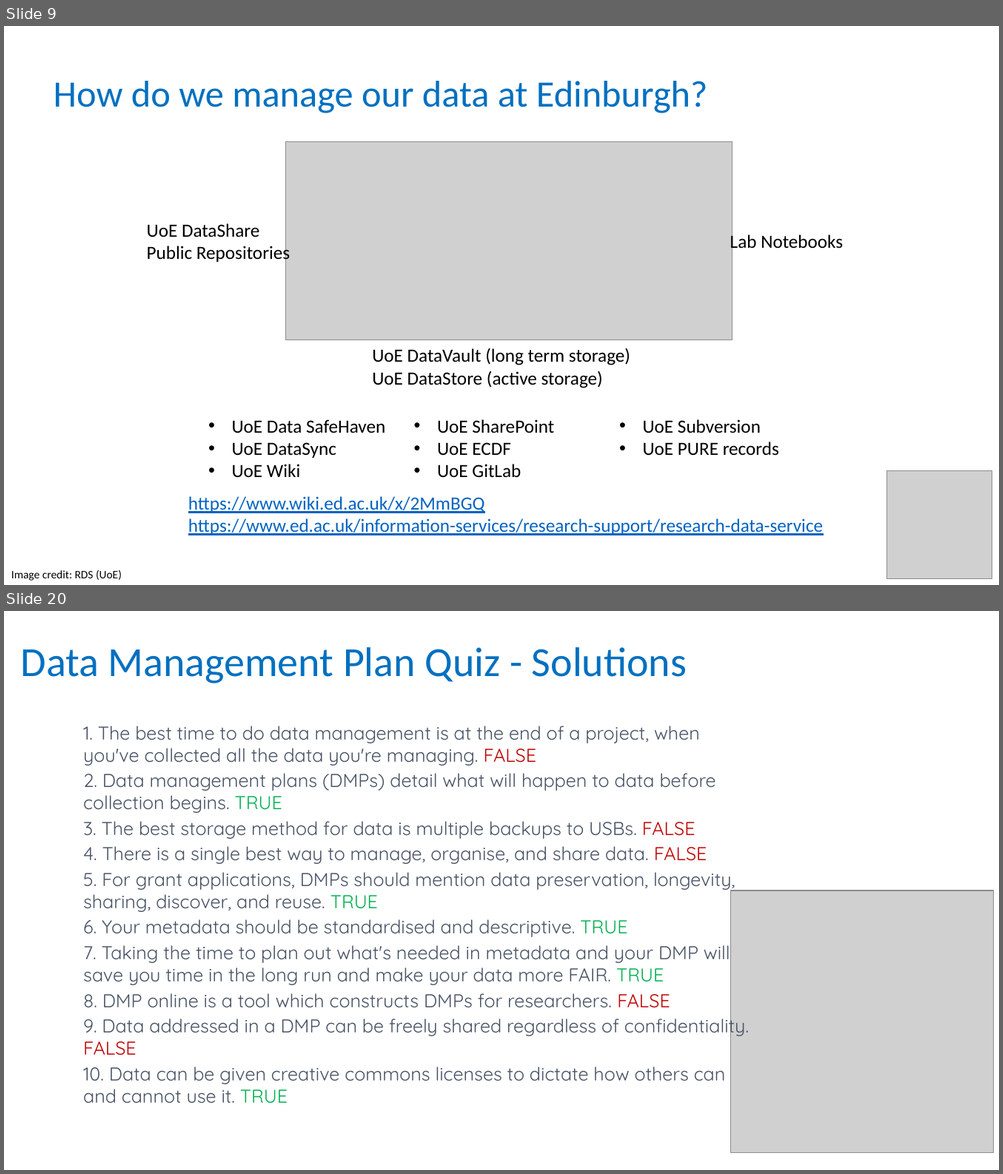
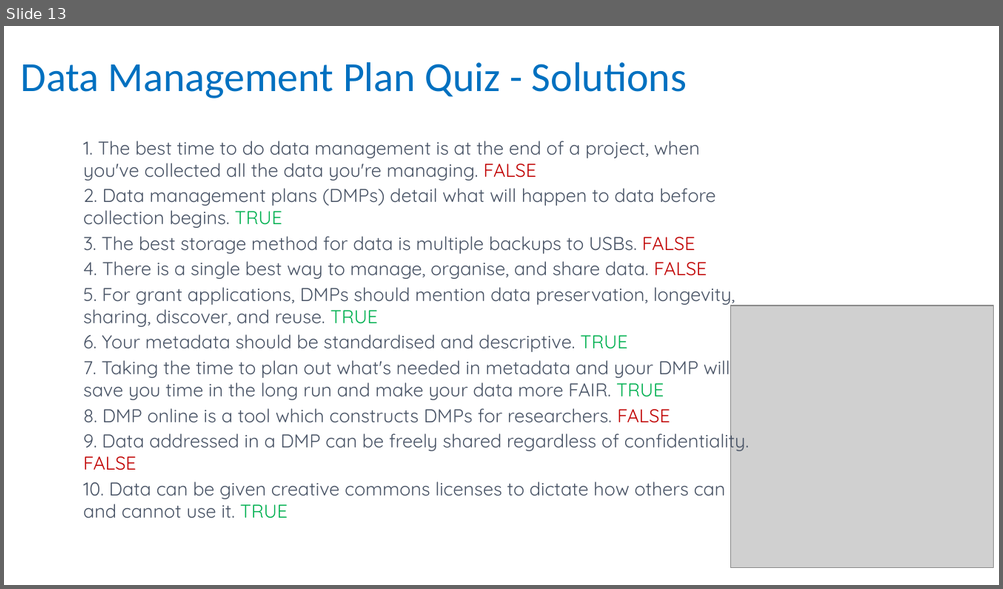
Before and after one commit to carpentries-incubator/fair-bio-practice, a slide deck: instructors/14-data_management_planning_v3.0.pptx. Shown one above the other, each under a label of ours: slides 9 and 20 before the commit, slide 13 after it; the slides between them are not shown. The pictures are 1003x1174 and 1003x589 pixels, drawn with LibreOffice and Linux fonts; fonts in the diff are those of the drawing; grey boxes stand for pictures. Boxes give left, top, right and bottom in pixels: in the first picture for what was removed or moved away, otherwise in the second. Text is boxed around its words. In the diff, an @@ line names an element or a change of style, - is before the commit and + after.

```diff
--- a/instructors/14-data_management_planning_v3.0.pptx
+++ b/instructors/14-data_management_planning_v3.0.pptx
@@ slide 9 removed at bbox=[4, 26, 999, 585], background #FFFFFF @@
@@ text removed at bbox=[54, 81, 708, 113] @@
-How do we manage our data at Edinburgh?
@@ picture removed at bbox=[285, 141, 731, 340] @@
@@ text removed at bbox=[147, 224, 290, 264] @@
-UoE DataShare
-Public Repositories
@@ text removed at bbox=[730, 232, 842, 252] @@
-Lab Notebooks
@@ text removed at bbox=[372, 348, 630, 389] @@
-UoE DataVault (long term storage)
-UoE DataStore (active storage)
@@ text removed at bbox=[232, 420, 779, 478] @@
-• UoE Data SafeHaven
-• UoE DataSync
-• UoE Wiki
-• UoE SharePoint
-• UoE ECDF
-• UoE GitLab
-• UoE Subversion
-• UoE PURE records
@@ picture removed at bbox=[887, 471, 992, 580] @@
@@ text removed at bbox=[188, 497, 822, 536] @@
-https://www.wiki.ed.ac.uk/x/2MmBGQ
-https://www.ed.ac.uk/information-services/research-support/research-data-service
@@ text removed at bbox=[11, 571, 122, 581] @@
-Image credit: RDS (UoE)
@@ what was slide 20 is now slide 13 @@
```
Also in this commit, not shown: 3 slides changed, 3 slides added, 9 other slides removed, 3 other files.
